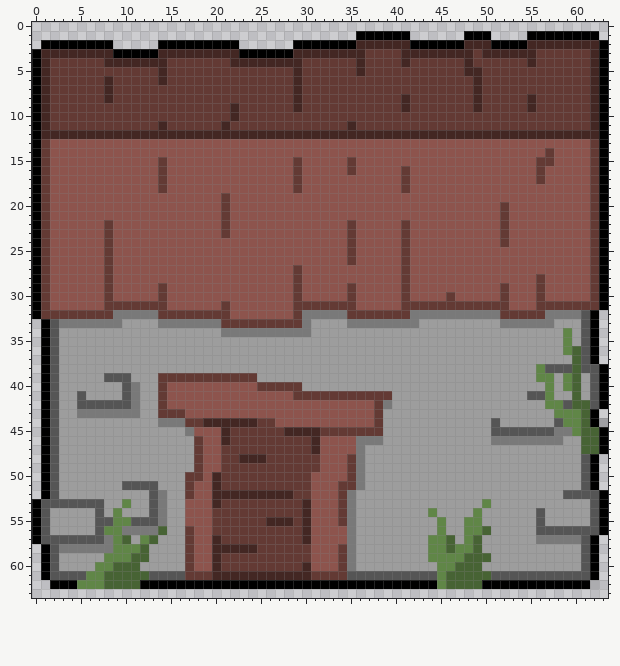
Pixel-art sprite, stored at res/Sprites/static/building01.png. This is how it looked before the edit.
The file is 64x64 pixels.
Once edited:
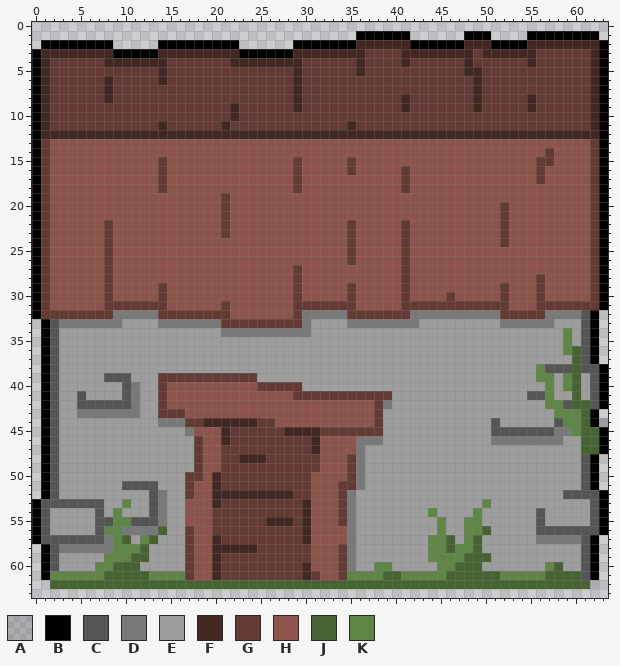
Palette (. is transparent): A #00000029  B #000000  C #555555  D #797979  E #9d9d9d  F #432723  G #633a34  H #8d544d  J #476334  K #608647
Difference:
{"y":60,"x":38,"old":"EE","new":"KK"}
{"y":60,"x":57,"old":"EE","new":"KJ"}
{"y":61,"x":2,"old":"CCCC","new":"KKKK"}
{"y":61,"x":13,"old":"CCCC","new":"KKKK"}
{"y":61,"x":18,"old":"GG","new":"HH"}
{"y":61,"x":21,"old":"FFFFFFFFF","new":"GGGGGGGGG"}
{"y":61,"x":32,"old":"GG","new":"HH"}
{"y":61,"x":35,"old":"CCCCCCCCCC","new":"KKKKJJKKKK"}
{"y":61,"x":51,"old":"CCCCCCCCCC","new":"JKKKKKJJJJ"}
{"y":62,"x":2,"old":"BBBKKK","new":"JJJJJJ"}
{"y":62,"x":12,"old":"BBBBBBBBBBBBBBBBBBBBBBBBBBBBBBBBBK","new":"JJJJJJJJJJJJJJJJJJJJJJJJJJJJJJJJJJ"}
{"y":62,"x":50,"old":"BBBBBBBBBBBB","new":"JJJJJJJJJJJJ"}
